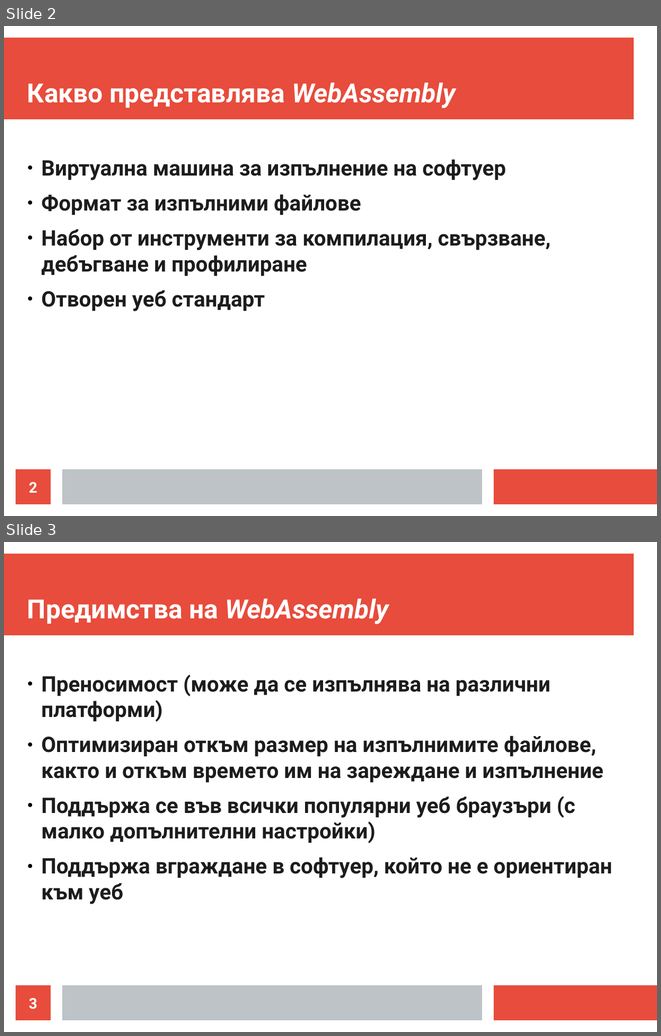
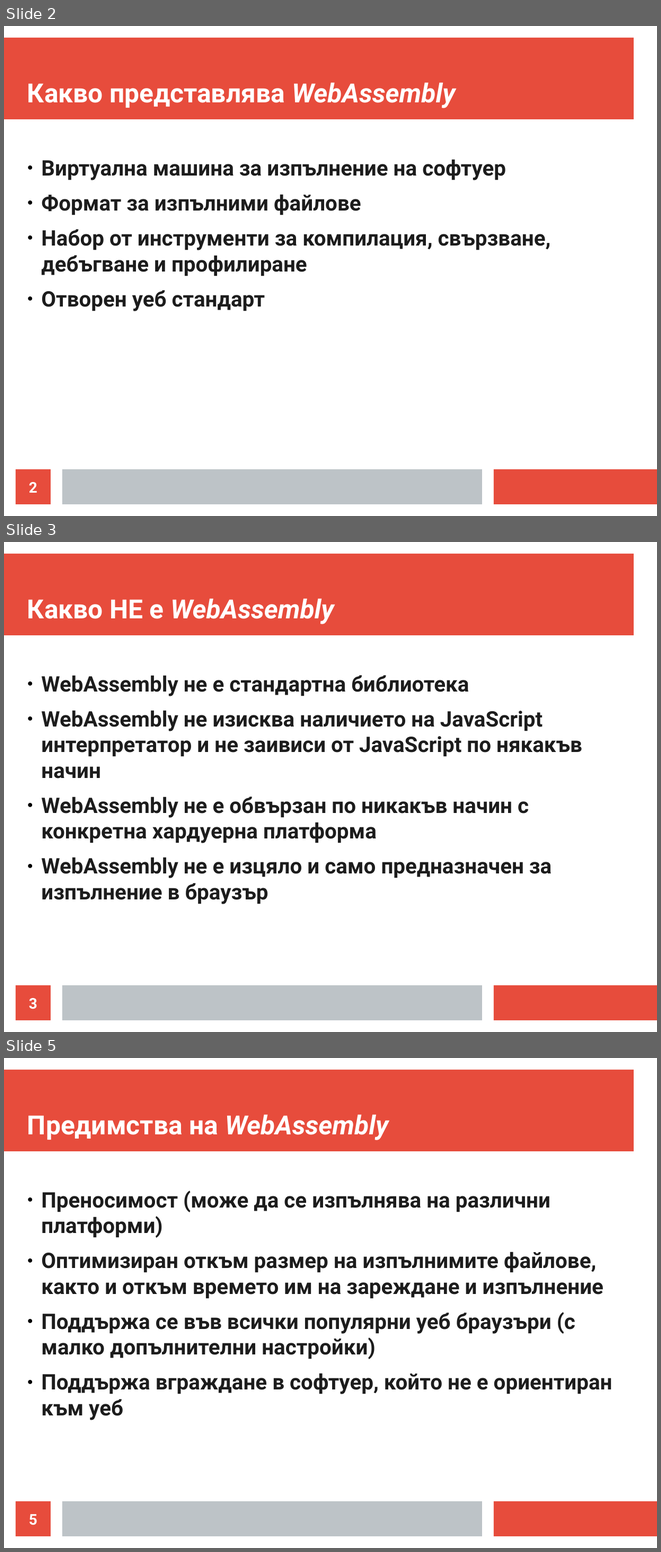
Before and after one commit to rgeorgiev583/www-referat, a slide deck: presentation/81030_presentation.odp. Shown one above the other, each under a label of ours: slides 2 and 3 before the commit, slides 2, 3 and 5 after it; the slides between them are not shown. The pictures are 661x1036 and 661x1552 pixels, drawn with LibreOffice and Linux fonts; fonts in the diff are those of the drawing. Boxes give left, top, right and bottom in pixels: in the first picture for what was removed or moved away, otherwise in the second. Text is boxed around its words. In the diff, an @@ line names an element or a change of style, - is before the commit and + after.

Commit message:
amended presentation with `What WebAssembly is NOT` slide and made some corrections to the other slides

```diff
--- a/presentation/81030_presentation.odp
+++ b/presentation/81030_presentation.odp
@@ slide 3 added at (4,542,657,1032), background #FFFFFF; not listed: 3 template elements that a slide beside it also shows @@
@@ title added at (27,598,334,624), 32 pt, text #FFFFFF, bold, italic @@
+Какво НЕ е WebAssembly
@@ text added at (41,675,582,904), 26 pt, text #1C1C1C, bold @@
+● WebAssembly не е стандартна библиотека
+● WebAssembly не изисква наличието на JavaScript интерпретатор и не заивиси от JavaScript по някакъв начин
+● WebAssembly не е обвързан по никакъв начин с конкретна хардуерна платформа
+● WebAssembly не е изцяло и само предназначен за изпълнение в браузър
@@ page number added at (16,985,51,1020), fill #E74C3C, 18 pt, text #FFFFFF, bold @@
+3
@@ what was slide 3 is now slide 5 @@
@@ page number at (29,1514,37,1525): text changed @@
-3
+5
```
Also in this commit, not shown: 1 slide changed, 1 other slide added.
